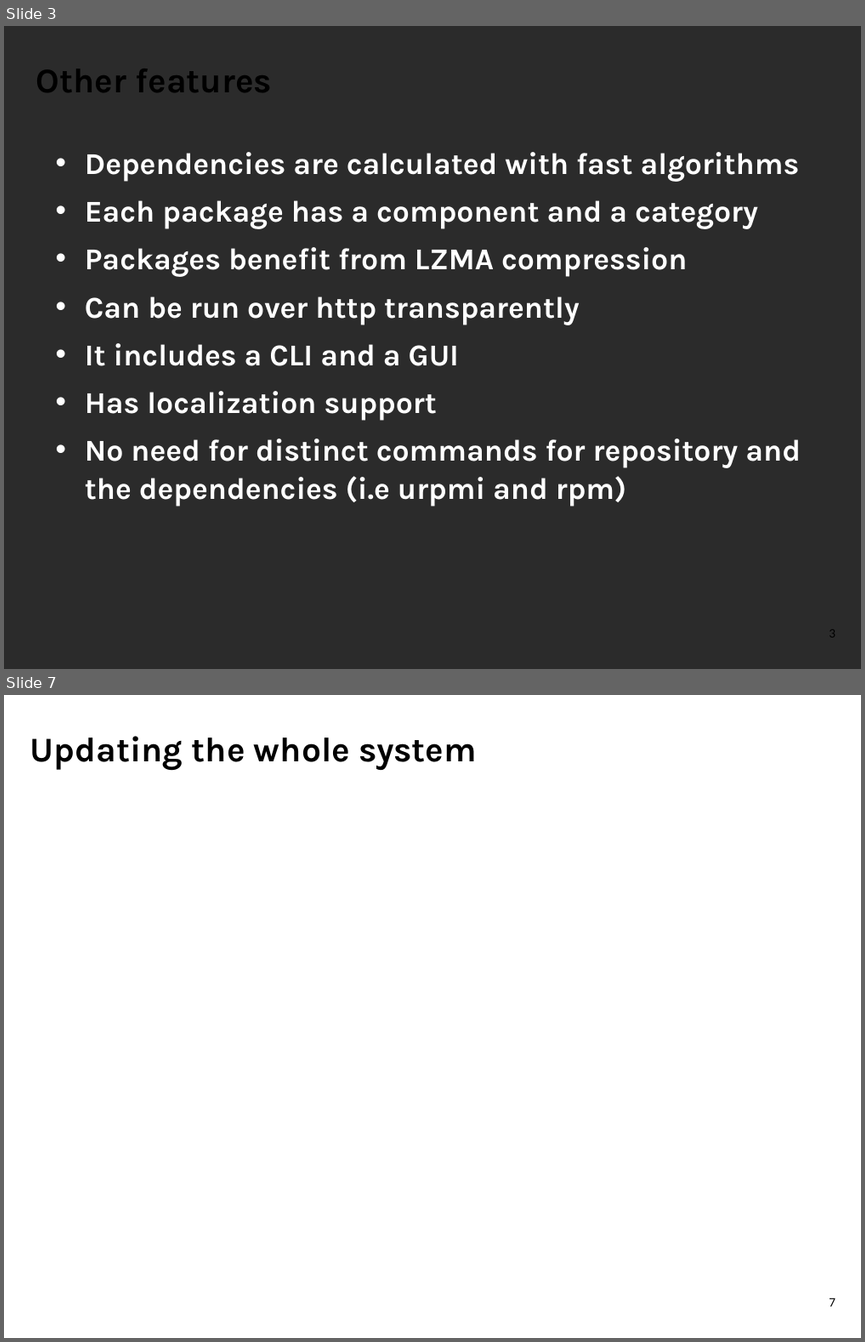
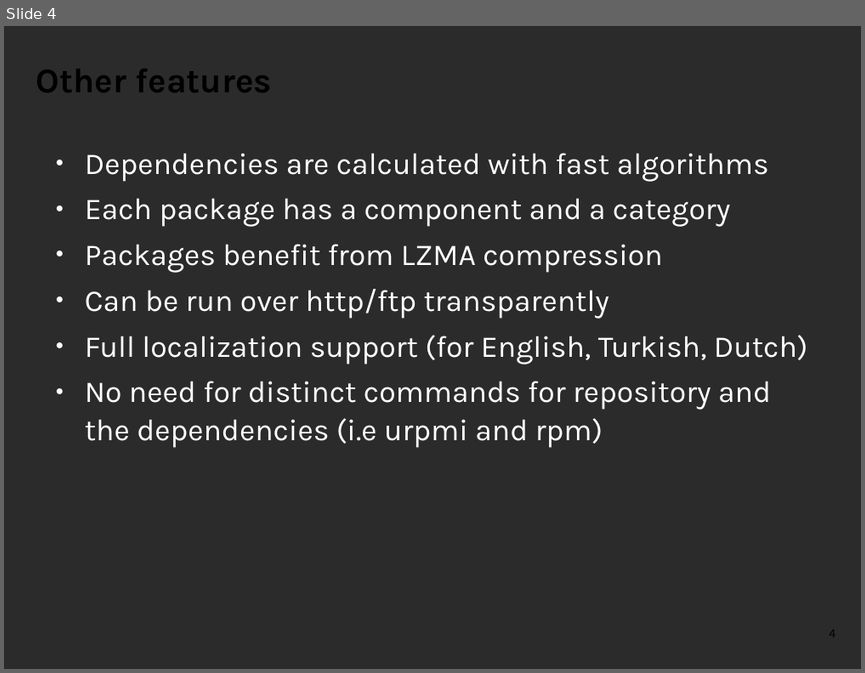
Before and after one commit to pars-linux/uludag, a slide deck: promotion/presentations/PardusGenel/introduction-to-pisi.odp. Shown one above the other, each under a label of ours: slides 3 and 7 before the commit, slide 4 after it; the slides between them are not shown. The pictures are 865x1342 and 865x673 pixels, drawn with LibreOffice and Linux fonts; fonts in the diff are those of the drawing; background and template pictures are left out; a plain dark background stands for a picture behind light text. Boxes give left, top, right and bottom in pixels: in the first picture for what was removed or moved away, otherwise in the second. Text is boxed around its words. In the diff, an @@ line names an element or a change of style, - is before the commit and + after.

```diff
--- a/promotion/presentations/PardusGenel/introduction-to-pisi.odp
+++ b/promotion/presentations/PardusGenel/introduction-to-pisi.odp
@@ slide 7 removed at box(4, 695, 861, 1338), background picture (left out); not listed: 1 template element that a slide beside it also shows @@
@@ title removed at box(30, 736, 477, 771) @@
-Updating the whole system
@@ text removed at box(47, 807, 830, 991) @@
-• asdas
@@ what was slide 3 is now slide 4 @@
@@ slide 4 changed as well @@
@@ text at box(85, 153, 771, 448): bold off in "Dependencies are calculated with fast algorithms", "Each package has a component and a ...", "Packages benefit from LZMA compression", "No need for distinct commands for repository ..."; bullet • to ●; less space between paragraphs @@
@@ text at box(85, 289, 808, 363): text changed; bold off @@
-• Can be run over http transparently
-• It includes a CLI and a GUI
-• Has localization support
+● Can be run over http/ftp transparently
+● Full localization support (for English, Turkish, Dutch)
@@ page number at box(828, 630, 835, 635): text changed @@
-3
+4
```
Also in this commit, not shown: 3 other slides changed, 23 slides added, 4 other slides removed.
